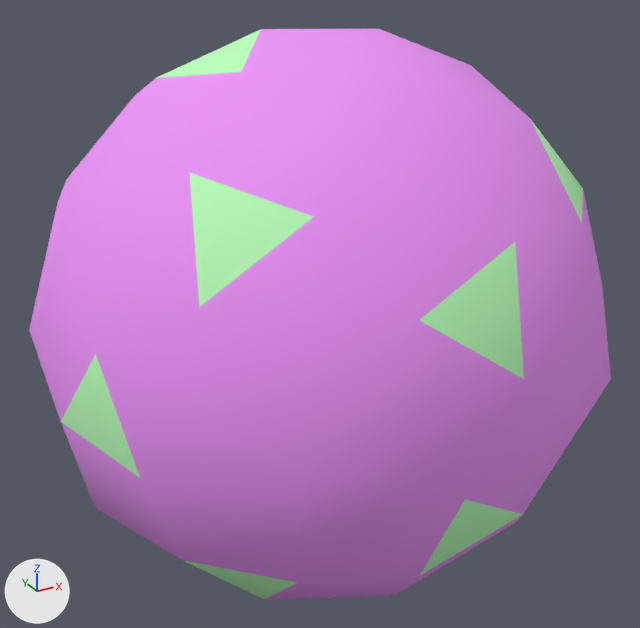
Before and after pictures for a commit that changed the OBJ model propellor/vr/outros/PropellorIcosahedron.obj.
Rendered twice from a 50 mm lens placed at (-1.442, -2.621, 1.308), pointed at (-0.001, -0.001, -0.002). The lights are fixed; the arrows at lower left show +X, +Y and +Z. Where no turn or scale is listed for an object, it has been applied to the vertices.

The first picture shows 'PropellorIcosahedron'.
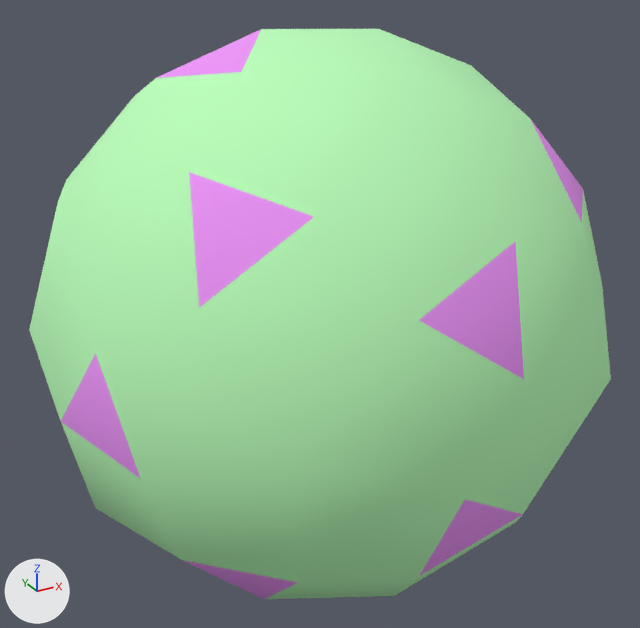
Pixel boxes (x1, y1, x2, y2) of what changed, in the pictures (640 x 628 px):
part 1 of me_propelloricosahedron, recoloured (pink to green)
    both: (29, 29, 611, 599)
part 2 of me_propelloricosahedron, recoloured (green to pink)
    both: (61, 29, 583, 599)

Patch to the scene script:
```diff
--- a/propellor/vr/outros/PropellorIcosahedron.obj.py
+++ b/propellor/vr/outros/PropellorIcosahedron.obj.py
@@ me_propelloricosahedron @@
 me_propelloricosahedron.from_pydata(...)  # 72 vertices, 80 faces; spans x -1.0..1.0, y -1.0..1.0, z -1.0..1.0
 # used by ob_propelloricosahedron; location = (0.0, 0.0, 0.0)
+# me_propelloricosahedron part 1: all 60 faces that had it switch from mat_cor7 (pink #ee95f9) to mat_cor8 (green #bcffbc)
+# me_propelloricosahedron part 2: all 20 faces that had it switch from mat_cor8 (green #bcffbc) to mat_cor7 (pink #ee95f9)
```
